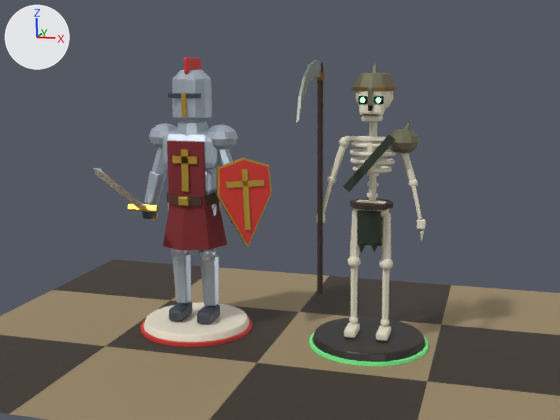
Renders of the Blender file art/export/pawns.blend from each side of a commit.
Before and after are seen from the file's camera 'Camera'. The lights are fixed; the arrows at upper left show +X, +Y and +Z. The picture after the commit comes second.

The older version as bpy lines, for what is in view:
```python
ob_knights_pawn_mesh = bpy.data.objects.new('Knights_Pawn_Mesh', me_knights_pawn)
ob_knights_pawn_mesh.location = (-0.7, 0.0, 0.0)
ob_plane_004 = bpy.data.objects.new('Plane.004', me_plane_004)
ob_plane_004.location = (-0.6, 0.0, 0.0)
ob_undead_pawn_mesh = bpy.data.objects.new('Undead_Pawn_Mesh', me_undead_pawn)
ob_undead_pawn_mesh.location = (0.7, 0.0, 0.0)
# also in view: 'Plane.002' at (-1.8, 1.2, 0.0); 'Plane.001' at (-1.8, 0.0, 0.0); 'Plane.006' at (0.6, -1.2, 0.0); 'Plane.011' at (1.8, 1.2, 0.0); 'Plane.005' at (-0.6, 1.2, 0.0)
```
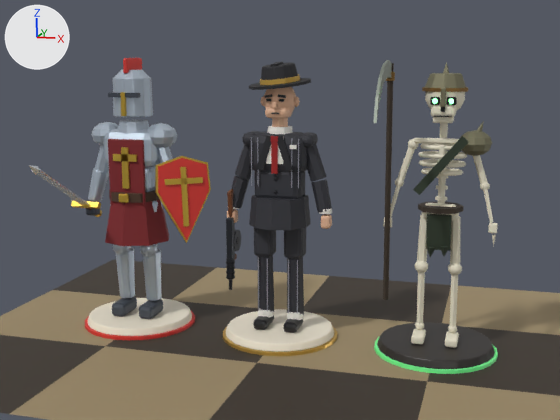
Edits to the bpy script that builds the scene:
```text
Change ob_knights_pawn_mesh:
    ob_knights_pawn_mesh.location: (-0.7, 0.0, 0.0) -> (-1.2, 0.0, 0.0)
Change ob_undead_pawn_mesh:
    ob_undead_pawn_mesh.location: (0.7, 0.0, 0.0) -> (1.2, 0.0, 0.0)
Add ob_mafia_pawn_mesh:
    ob_mafia_pawn_mesh = bpy.data.objects.new('Mafia_Pawn_Mesh', me_mafia_pawn)  # 2254 vertices, 1978 faces; spans x -0.45..0.45, y -0.45..0.45, z 0.0..2.11; in mat_mafia_accent (orange #c9a24a), mat_team_ivory (pale yellow #efe6d2), mat_mafia_suit (dark grey #2e2f36), mat_mafia_stripe (grey #8c8e99), mat_mafia_shirt (white #f1eee6), mat_mafia_dark (black #111114), mat_mafia_tie (red #9a1b1b), mat_mafia_lapel (black #1c1d22), mat_mafia_skin (beige #e0b394), mat_mafia_hat (black #232327), mat_mafia_band (orange #c9a24a), mat_mafia_metal (dark grey #3c3f45), mat_mafia_wood (brown #6a3d1f)
    ob_mafia_pawn_mesh.location = (0.0, 0.0, 0.0)
```

What differs and where, as boxes (x1, y1, x2, y2) in the pictures (560 x 420 px):
'Knights_Pawn_Mesh', moved
    before: (93, 58, 272, 347)
    after: (29, 58, 211, 340)
'Undead_Pawn_Mesh', moved
    before: (296, 60, 428, 366)
    after: (373, 60, 498, 374)
'Mafia_Pawn_Mesh', added
    after: (223, 62, 337, 356)
